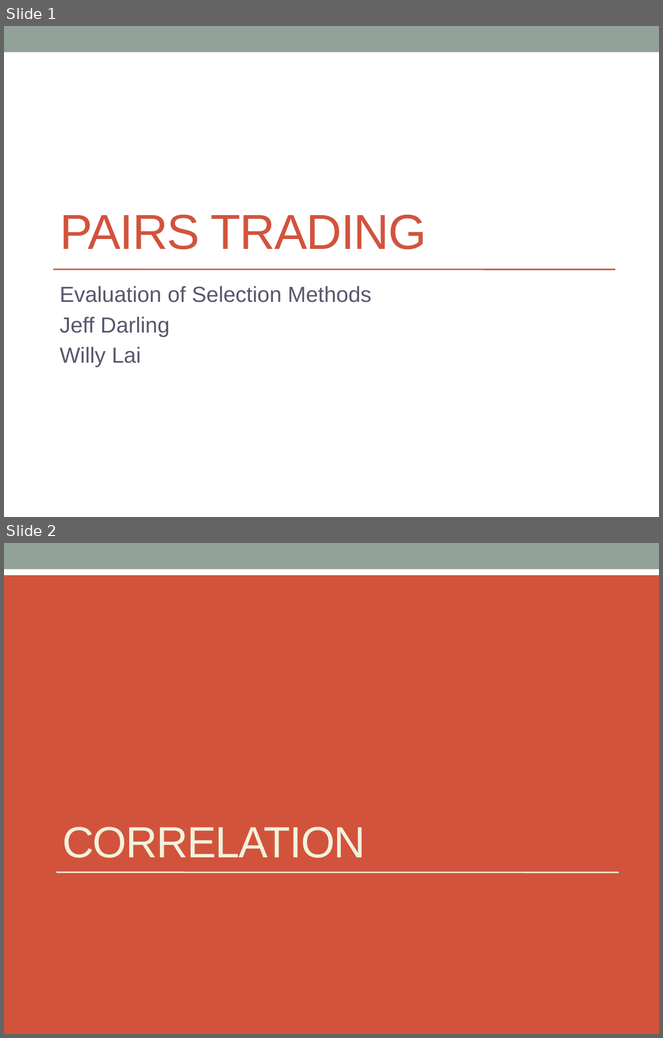
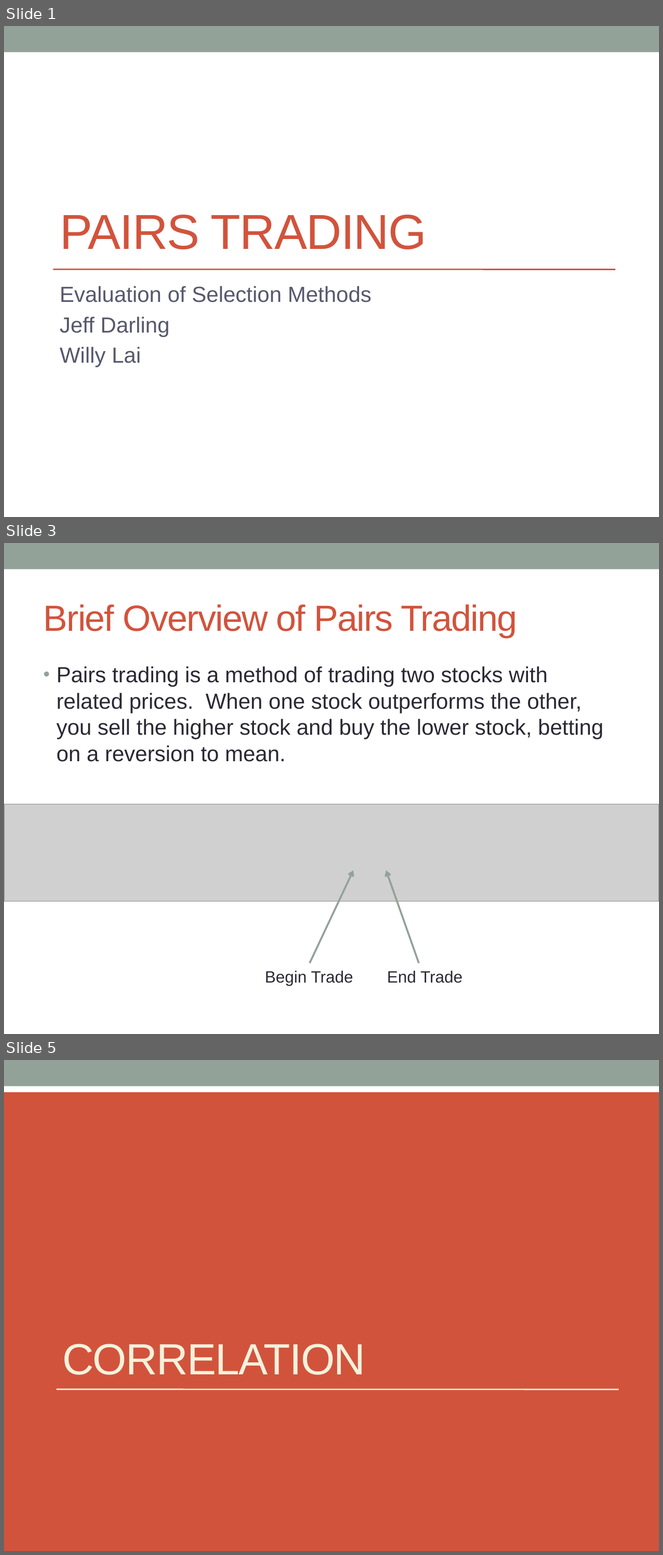
Before and after one commit to jeffreydarling/222project, a slide deck: PairsTradeSlides.pptx. Shown one above the other, each under a label of ours: slides 1 and 2 before the commit, slides 1, 3 and 5 after it; the slides between them are not shown. The pictures are 663x1038 and 663x1555 pixels, drawn with LibreOffice and Linux fonts; fonts in the diff are those of the drawing; grey boxes stand for pictures. Boxes give left, top, right and bottom in pixels: in the first picture for what was removed or moved away, otherwise in the second. Text is boxed around its words. In the diff, an @@ line names an element or a change of style, - is before the commit and + after.

```diff
--- a/PairsTradeSlides.pptx
+++ b/PairsTradeSlides.pptx
@@ slide 3 added at [4, 543, 659, 1034], background #FFFFFF; not listed: 1 template element that a slide beside it also shows @@
@@ title added at [44, 604, 517, 638], 40 pt, text #D2533C @@
+Brief Overview of Pairs Trading
@@ text added at [57, 666, 604, 762], 24 pt, text #292934 @@
+• Pairs trading is a method of trading two stocks with related prices. When one stock outperforms the other, you sell the higher stock and buy the lower stock, betting on a reversion to mean.
@@ picture added at [4, 805, 659, 901] @@
@@ arrow added from (310, 964) to (353, 871), #93A299 2.08 pt @@
@@ arrow added from (419, 964) to (386, 871), #93A299 2.08 pt @@
@@ text added at [265, 971, 353, 986], 18 pt, text #292934 @@
+Begin Trade
@@ text added at [387, 971, 463, 983], 18 pt, text #292934 @@
+End Trade
@@ what was slide 2 is now slide 5 @@
```
Also in this commit, not shown: 18 other slides added, 1 slide removed, 3 other files.
